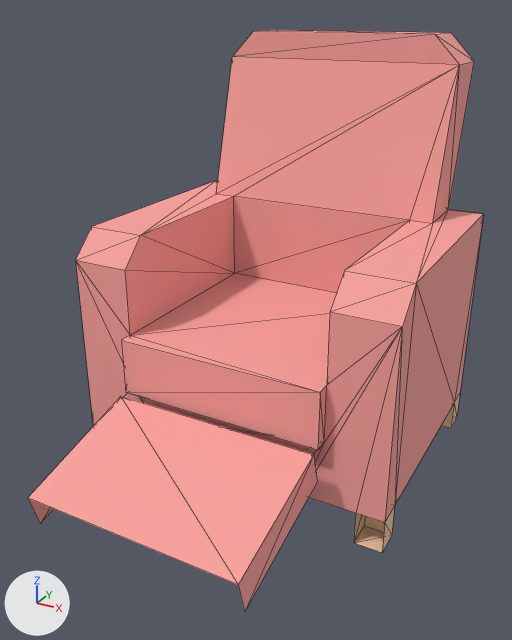
Two versions of the glTF model public/assets/environment/kenney/furniture/loungeChairUpright.glb, one commit apart.
Before and after are seen from a 50 mm camera at (0.701, -0.507, 0.664) aimed at (0.251, 0.311, 0.255). Arrows for +X, +Y and +Z are at lower left; the lights stay in place. The older version comes first. Mesh edges are drawn as thin lines. Vertices at exactly the same position are counted once.

The first picture shows 'loungeChairRelax(Clone)'.
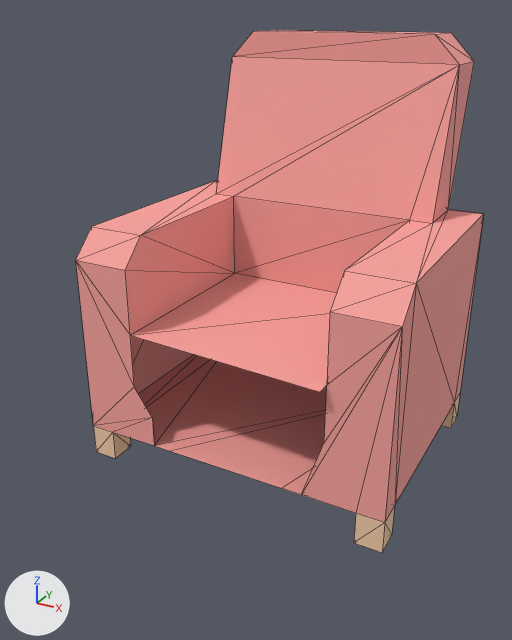
Changed parts and their boxes [x1, y1, x2, y2] in the pictures (512 x 640 px):
'loungeChairRelax(Clone)', reshaped (11% narrower, 10% shorter): before [28, 30, 484, 611]; after [76, 30, 484, 553]
part 1 of me_mesh_loungechairrelax, deleted (pink): before [28, 396, 317, 611]
part 2 of me_mesh_loungechairrelax, cut back: before [121, 335, 327, 462]; after [93, 418, 385, 553]

The change in detail:
me_mesh_loungechairrelax is used by ob_loungechairrelax_clone; location (0.0, 0.0, 0.0).
me_mesh_loungechairrelax had 86 vertices, 144 faces and spanned x 0.0..0.49, y 0.0..0.675, z 0.0..0.63.
me_mesh_loungechairrelax now has 68 vertices, 124 faces and spans x 0.0..0.49, y 0.205..0.675, z 0.0..0.63.
me_mesh_loungechairrelax part 1: the loose piece of 12 vertices spanning x 0.09..0.4, y 0.0..0.207, z 0.042..0.145 is deleted.
Part 2, on me_mesh_loungechairrelax:
6 vertices are removed from x 0.09..0.4, y 0.205..0.225, z 0.1..0.23.
14 faces are deleted.
2 new faces join them, mat_carpet (pink #f9a39e).
4 new faces join them, mat_wood (beige #f3cca8).
